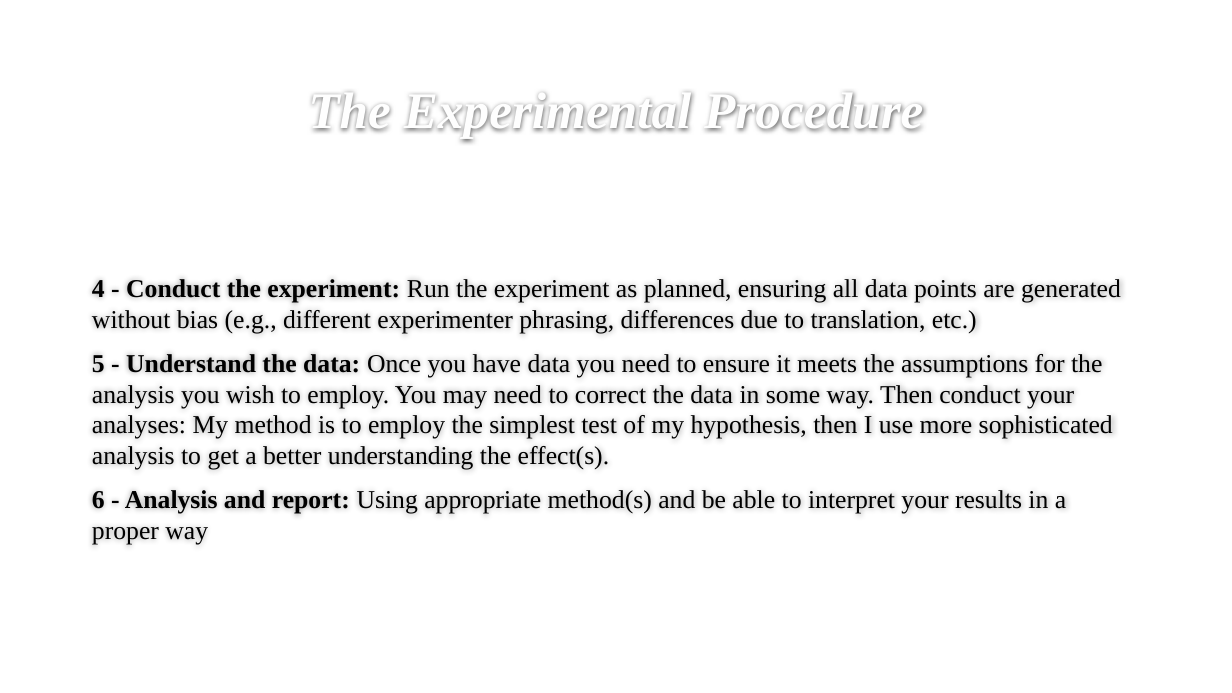
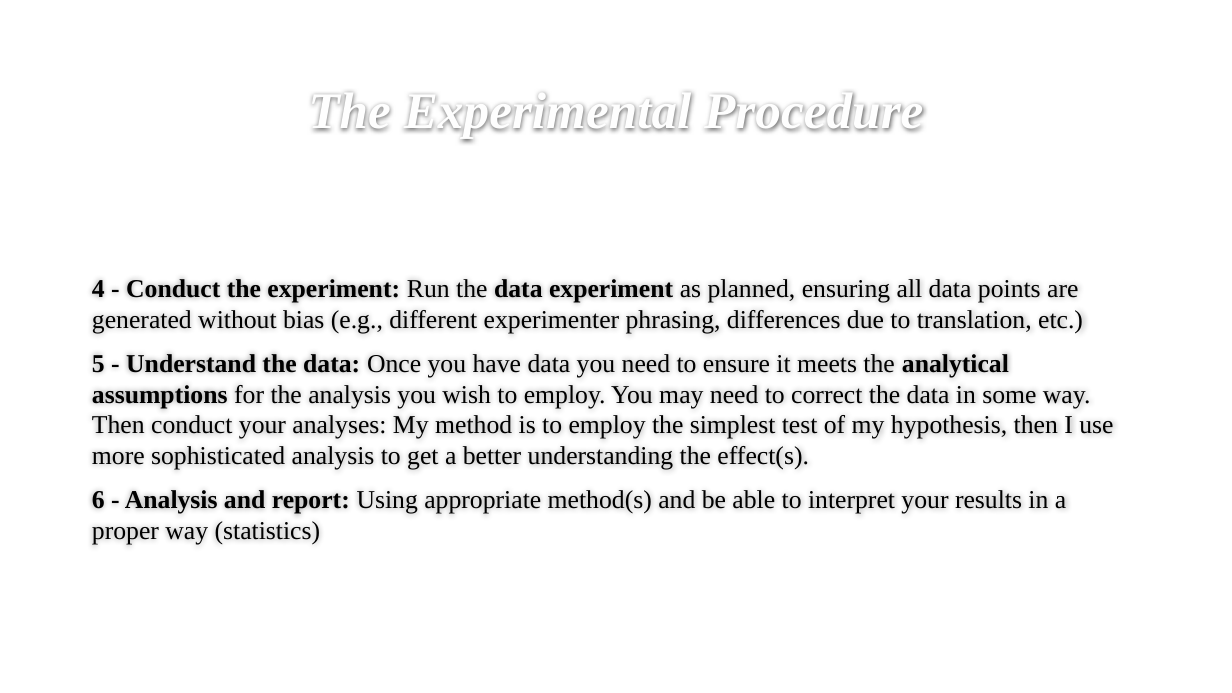
Before and after one commit to melhzy/data_analytics, a slide deck: slide 11 of Week1_Simple_Effect/Week 1 Simple effect.pptx. Drawn at 1232x693 pixels with LibreOffice and Linux fonts; fonts in the diff are those of the drawing; background and template pictures are left out. Boxes give left, top, right and bottom in pixels: in the first picture for what was removed or moved away, otherwise in the second. Text is boxed around its words. In the diff, an @@ line names an element or a change of style, - is before the commit and + after.

```diff
--- a/Week1_Simple_Effect/Week 1 Simple effect.pptx
+++ b/Week1_Simple_Effect/Week 1 Simple effect.pptx
@@ text at (92,279,1113,544): text changed @@
-4 - Conduct the experiment: Run the experiment as planned, ensuring all data points are generated without bias (e.g., different experimenter phrasing, differences due to translation, etc.)
-5 - Understand the data: Once you have data you need to ensure it meets the assumptions for the analysis you wish to employ. You may need to correct the data in some way. Then conduct your analyses: My method is to employ the simplest test of my hypothesis, then I use more sophisticated analysis to get a better understanding the effect(s).
-6 - Analysis and report: Using appropriate method(s) and be able to interpret your results in a proper way
+4 - Conduct the experiment: Run the data experiment as planned, ensuring all data points are generated without bias (e.g., different experimenter phrasing, differences due to translation, etc.)
+5 - Understand the data: Once you have data you need to ensure it meets the analytical assumptions for the analysis you wish to employ. You may need to correct the data in some way. Then conduct your analyses: My method is to employ the simplest test of my hypothesis, then I use more sophisticated analysis to get a better understanding the effect(s).
+6 - Analysis and report: Using appropriate method(s) and be able to interpret your results in a proper way (statistics)
```
Also in this commit, not shown: 13 other slides changed, 4 other files.
